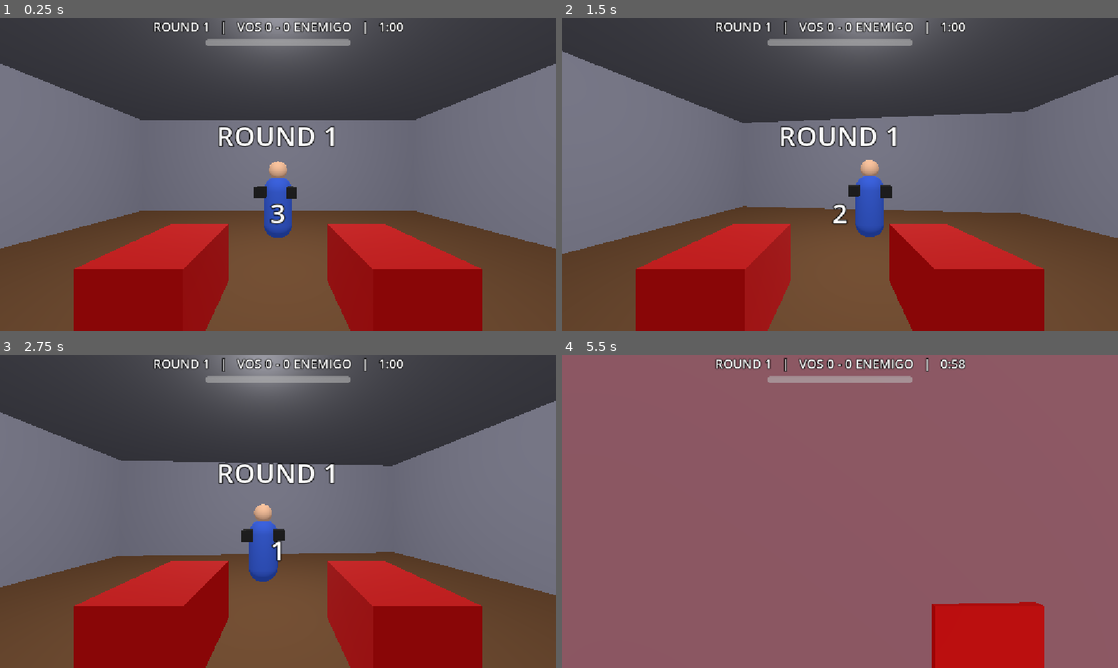
Above: before the commit, frames 1-4 (two rows, left to right).
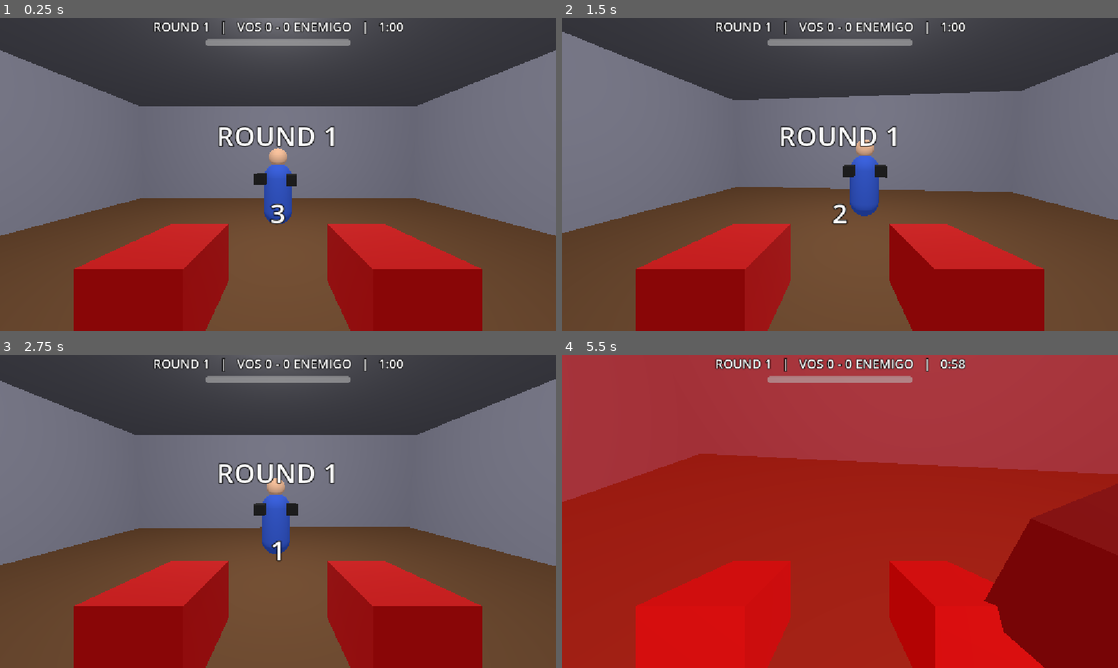
Above: after the commit, the same moments.

Repository: Rodimir909/JUEGO-VR
Game: Godot game, scene res://scenes/main.tscn
Same seed, same stepped clock (60 frames per second), same inputs: the game is played once before the commit and once after it. The project has no main scene, so this scene is started directly.
Inputs (mouse positions are in pixels of both pictures, inside the frame that each line leads up to):
- Up to frame 1 (0.25 s): no input
- Up to frame 2 (1.5 s): tap Enter at 0.5 s; move the mouse to (867, 174) at 0.52 s; hold E (block) 0.53-1.28 s; hold W (move_forward) from 0.53 s (still down); click (867, 174) at 0.67 s; move the mouse to (812, 174) at 1.27 s; click (812, 174) at 1.35 s
- Up to frame 3 (2.75 s): keep holding W (move_forward); move the mouse to (289, 505) at 2.02 s; right-click (289, 505) at 2.1 s
- Up to frame 4 (5.5 s): keep holding W (move_forward); move the mouse to (834, 517) at 2.77 s; tap R at 2.85 s; click (834, 517) at 2.92 s; move the mouse to (878, 514) at 3.52 s; hold E (block) 3.53-4.28 s; move the mouse to (795, 508) at 4.27 s; click (795, 508) at 4.35 s; move the mouse to (845, 511) at 5.02 s; right-click (845, 511) at 5.1 s; click (845, 511) at 5.17 s

The runs differ from the first frame. In frame 1, 9.5% of the frame differs, in the area x 0-100%, y 0-74%; in frame 2, 15%; in frame 3, 20%; in frame 4, 98%, in the area x 0-100%, y 0-100%.

Commit message:
Track enemy with player camera

Diff:
--- a/scripts/player ishma.gd
+++ b/scripts/player ishma.gd
@@ -3,6 +3,7 @@
 @export var speed := 6.0
 @export var mouse_sensitivity := 0.0025
 @export var punch_cooldown := 0.2
+@export var camera_tracking_speed := 4.0
 
 const REST_R := Vector3(0.3, -0.3, -0.6)
 const REST_L := Vector3(-0.3, -0.3, -0.6)
@@ -63,6 +64,7 @@
 	velocity.z = wish.z
 	move_and_slide()
 	Global.player_position = global_position
+	_track_enemy(delta)
 
 	# Golpear: clic izquierdo = guante izquierdo, clic derecho = guante derecho
 	if fighting and can_punch and not Global.player_blocking and not stunned:
@@ -77,6 +79,23 @@
 		glove_l.position = glove_l.position.lerp(GUARD_L if guard else REST_L, 15.0 * delta)
 	if glove_r != active_glove:
 		glove_r.position = glove_r.position.lerp(GUARD_R if guard else REST_R, 15.0 * delta)
+
+
+func _track_enemy(delta: float) -> void:
+	if Global.phase not in [Global.Phase.INTRO, Global.Phase.FIGHTING]:
+		return
+
+	var target := Global.enemy_position + Vector3.UP * 1.1
+	var to_enemy := target - head.global_position
+	var horizontal_distance := Vector2(to_enemy.x, to_enemy.z).length()
+	if horizontal_distance <= 0.01:
+		return
+
+	var target_yaw := atan2(-to_enemy.x, -to_enemy.z)
+	var target_pitch := clampf(atan2(to_enemy.y, horizontal_distance), deg_to_rad(-60.0), deg_to_rad(60.0))
+	var weight := clampf(camera_tracking_speed * delta, 0.0, 1.0)
+	rotation.y = lerp_angle(rotation.y, target_yaw, weight)
+	head.rotation.x = lerpf(head.rotation.x, target_pitch, weight)
 
 
 func _punch(left: bool) -> void:
